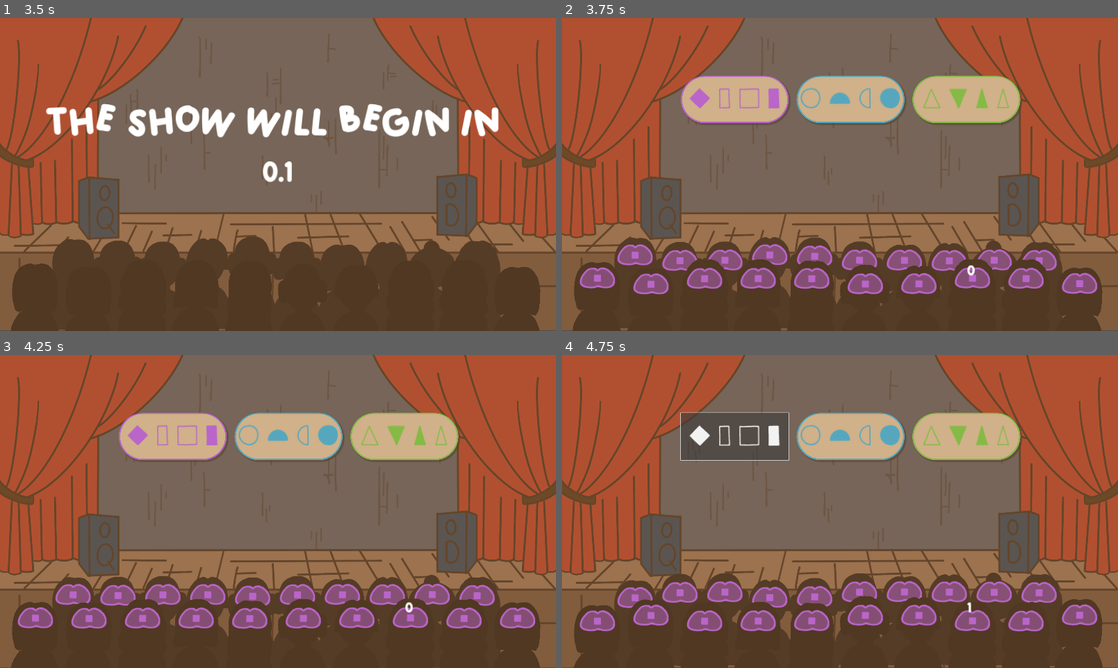
Above: before the commit, frames 1-4 (two rows, left to right).
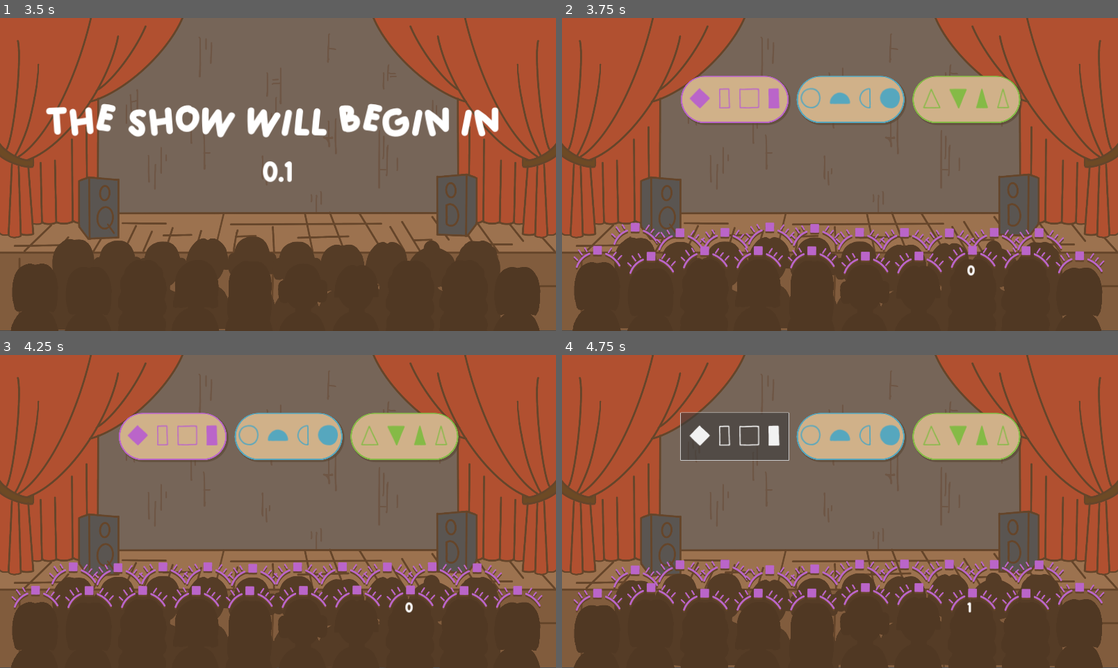
Above: after the commit, the same moments.

Repository: IridescenceFR/GlobalGameJam2024
Game: Godot game, scene res://Scenes/Main.tscn
Same seed, same stepped clock (60 frames per second), same inputs: the game is played once before the commit and once after it.
Inputs:
- Up to frame 1 (3.5 s): click "START" at 0.5 s; hold A (q_key_show) 1.28-2.03 s; tap S (s_key_suppress) at 2.1 s; hold A (q_key_show) from 2.78 s (still down)
- Up to frame 2 (3.75 s): release A (q_key_show) at 3.53 s; tap S (s_key_suppress) at 3.6 s
- Up to frame 3 (4.25 s): no input
- Up to frame 4 (4.75 s): click "Y e a E" at 4.25 s

Frame 1 is identical in both runs. In frame 2, 9.0% of the frame differs, in the area x 2-98%, y 65-89%; in frame 3, 9.1%; in frame 4, 9.3%.

Commit message:
newAura again

Diff:
--- a/Spectateur/Scripts/Spectator.gd
+++ b/Spectateur/Scripts/Spectator.gd
@@ -46,8 +46,8 @@
 
 # Called when the node enters the scene tree for the first time.
 func _ready():
-	auraArray = ["res://Spectateur/Sprites/violetBrain.png", "res://Spectateur/Sprites/greenBrain.png",
-	"res://Spectateur/Sprites/blueBrain.png"]
+	auraArray = ["res://Spectateur/Sprites/violetCrown.png", "res://Spectateur/Sprites/greenCrown.png",
+	"res://Spectateur/Sprites/blueCrown.png"]
 
 	#met une texture aléatoire au node SpectatorSprite2D
 	is_go_up = randi_range(0,1)
Binary file added: Spectateur/Sprites/blueCrown.png
Not shown, added: Spectateur/Sprites/blueCrown.png.import
Binary file added: Spectateur/Sprites/greenCrown.png
Not shown, added: Spectateur/Sprites/greenCrown.png.import
Binary file added: Spectateur/Sprites/violetCrown.png
Not shown, added: Spectateur/Sprites/violetCrown.png.import
